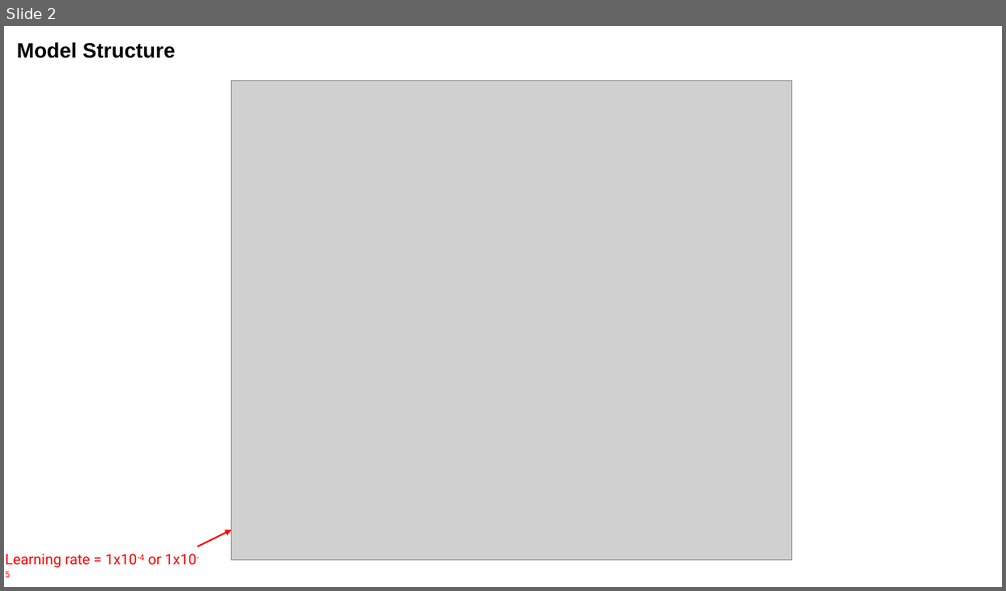
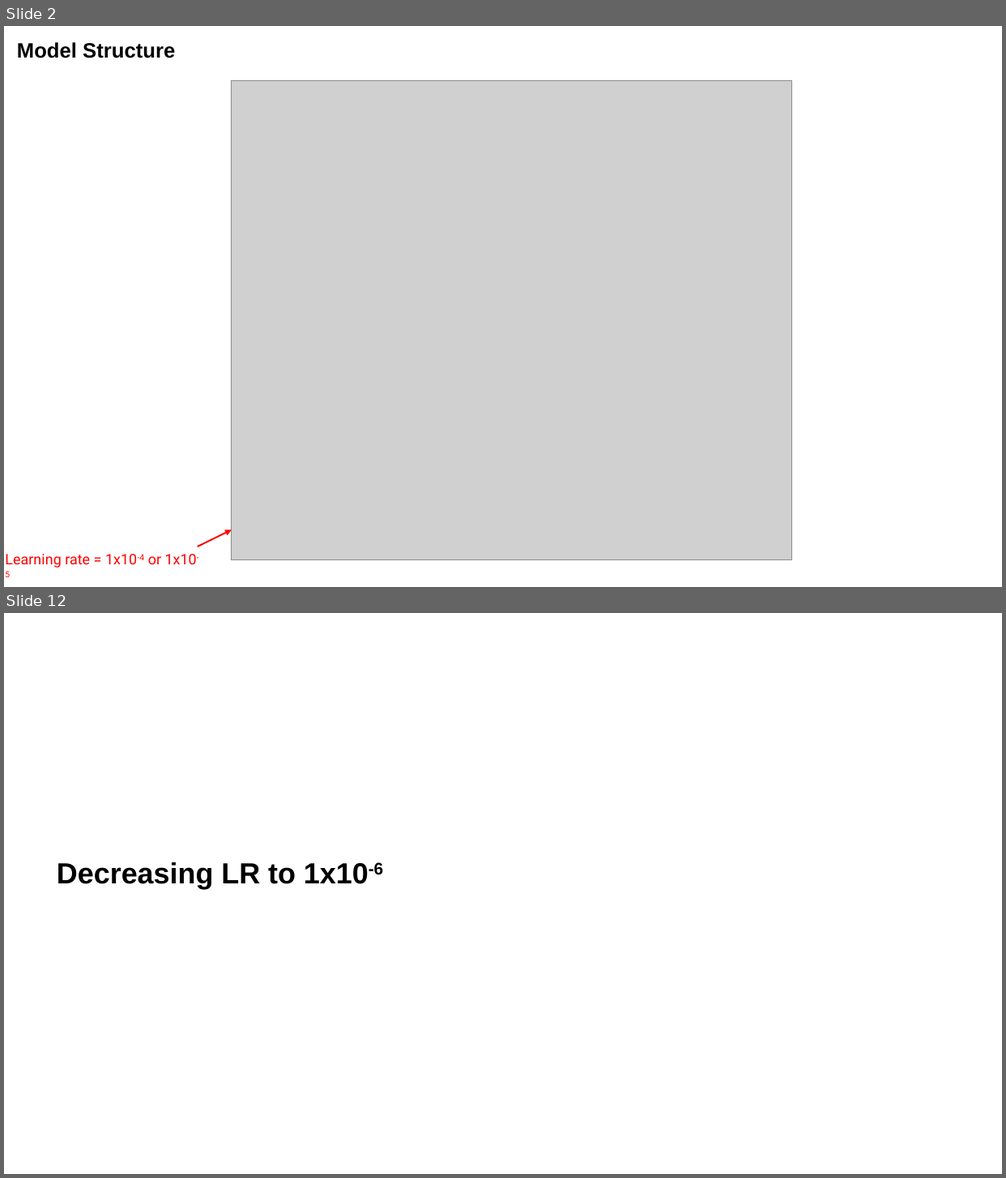
Before and after one commit to cameroncochrane/Brain-Tumor-Detection, a slide deck: dissemination/Brain Tumor Classification Model Comparisons.pptx. Shown one above the other, each under a label of ours: slide 2 before the commit, slides 2 and 12 after it; the slides between them are not shown. The pictures are 1006x591 and 1006x1178 pixels, drawn with LibreOffice and Linux fonts; fonts in the diff are those of the drawing; grey boxes stand for pictures. Boxes give left, top, right and bottom in pixels: in the first picture for what was removed or moved away, otherwise in the second. Text is boxed around its words. In the diff, an @@ line names an element or a change of style, - is before the commit and + after.

```diff
--- a/dissemination/Brain Tumor Classification Model Comparisons.pptx
+++ b/dissemination/Brain Tumor Classification Model Comparisons.pptx
@@ slide 12 added at [4, 613, 1002, 1174], background #FFFFFF @@
@@ text added at [57, 862, 383, 889], 28 pt, text #000000, bold @@
+Decreasing LR to 1x10-6
```
Also in this commit, not shown: 9 slides changed, 5 other slides added, 14 other files.
